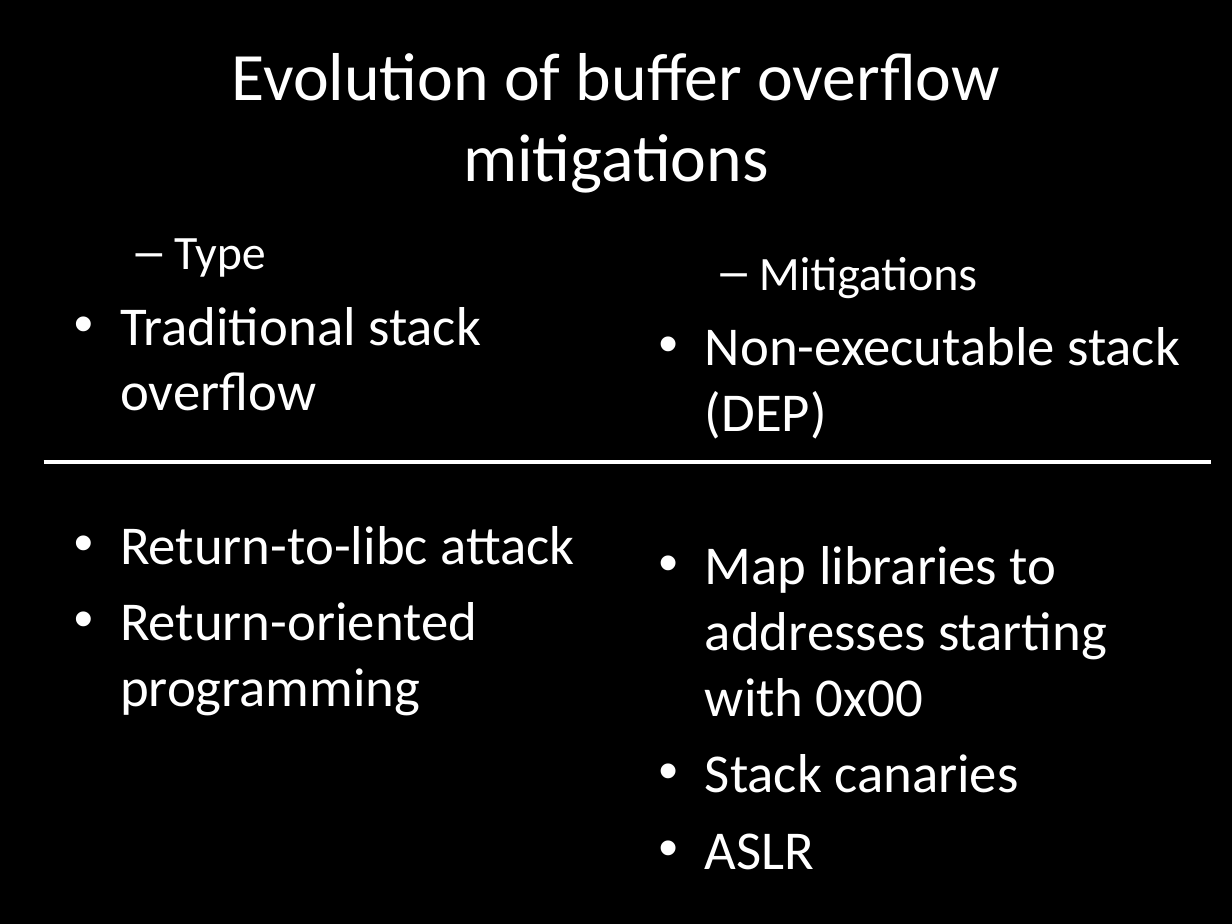
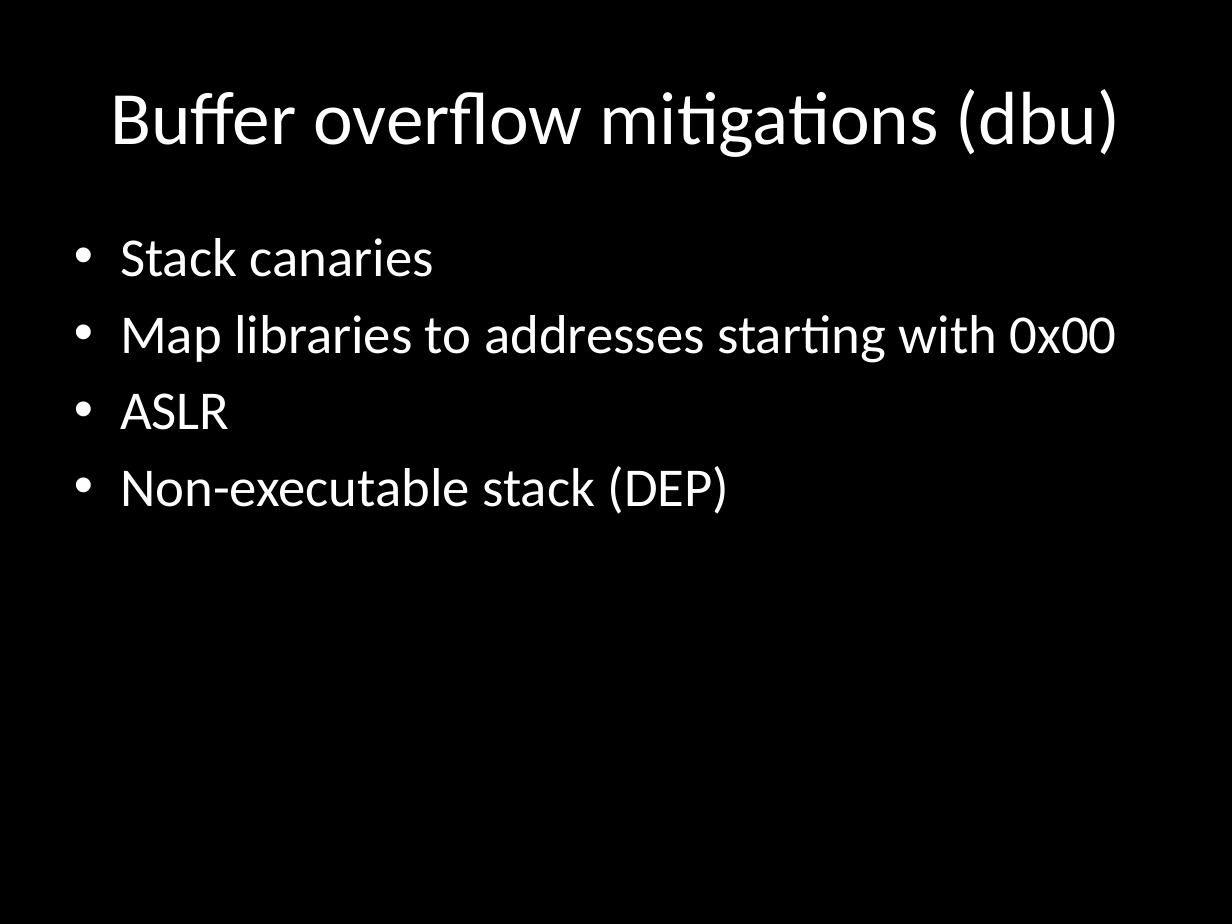
Before and after one commit to wuurrd/techzonepresentation, a slide deck: slide 12 of presentation.pptx (slide 9 before the commit). Drawn at 1232x924 pixels with LibreOffice and Linux fonts; fonts in the diff are those of the drawing. Boxes give left, top, right and bottom in pixels: in the first picture for what was removed or moved away, otherwise in the second. Text is boxed around its words. In the diff, an @@ line names an element or a change of style, - is before the commit and + after.

Commit message:
Red line made

```diff
--- a/presentation.pptx
+++ b/presentation.pptx
@@ title at (x1=110, y1=89, x2=1120, y2=157): text changed; size 39.6 to 44 pt @@
-Evolution of buffer overflow mitigations
+Buffer overflow mitigations (dbu)
@@ text removed at (x1=120, y1=238, x2=574, y2=716) @@
-  – Type
-• Traditional stack overflow
-• Return-to-libc attack
-• Return-oriented programming
@@ text added at (x1=120, y1=238, x2=1117, y2=514), 32 pt, text #FFFFFF @@
+• Stack canaries
+• Map libraries to addresses starting with 0x00
+• ASLR
+• Non-executable stack (DEP)
@@ text removed at (x1=705, y1=257, x2=1180, y2=870) @@
-  – Mitigations
-• Non-executable stack (DEP)
-• Map libraries to addresses starting with 0x00
-• Stack canaries
-• ASLR
@@ line removed from (43, 462) to (1211, 462) @@
```
Also in this commit, not shown: 9 other slides changed, 8 slides added, 18 slides removed.
